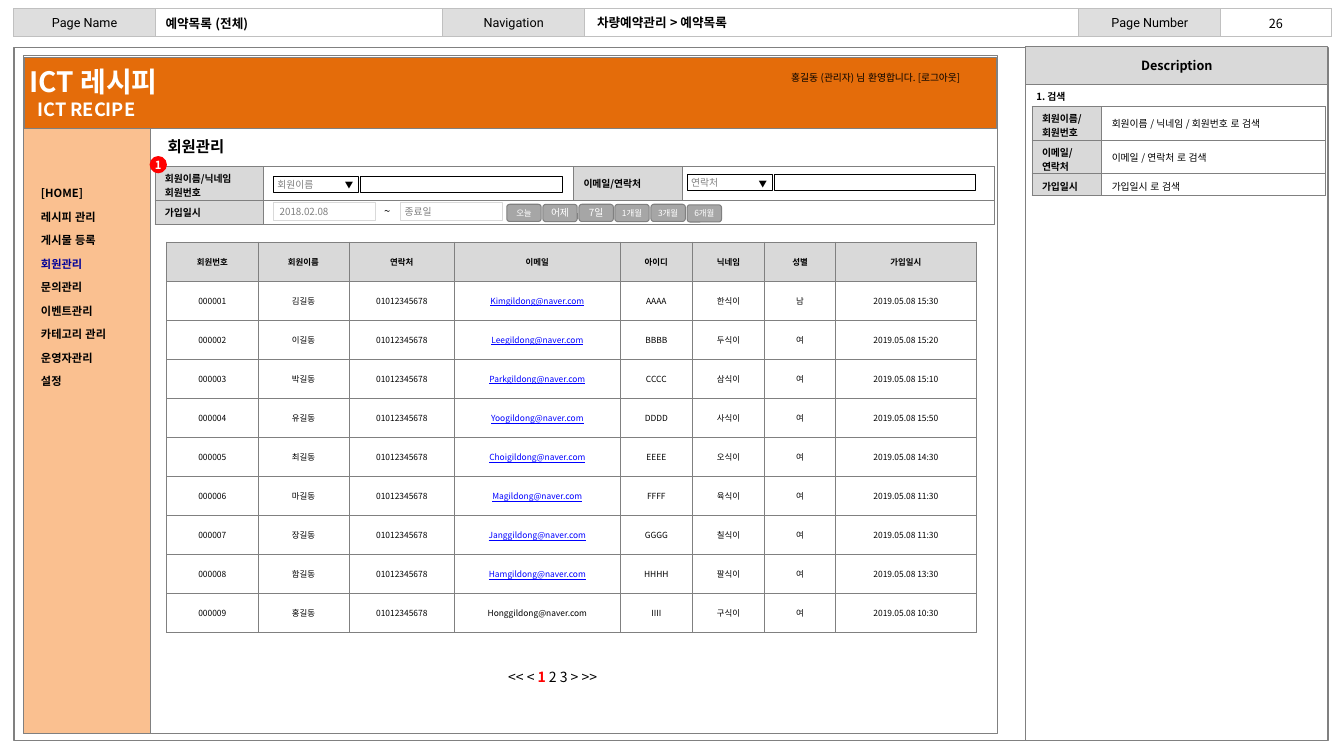
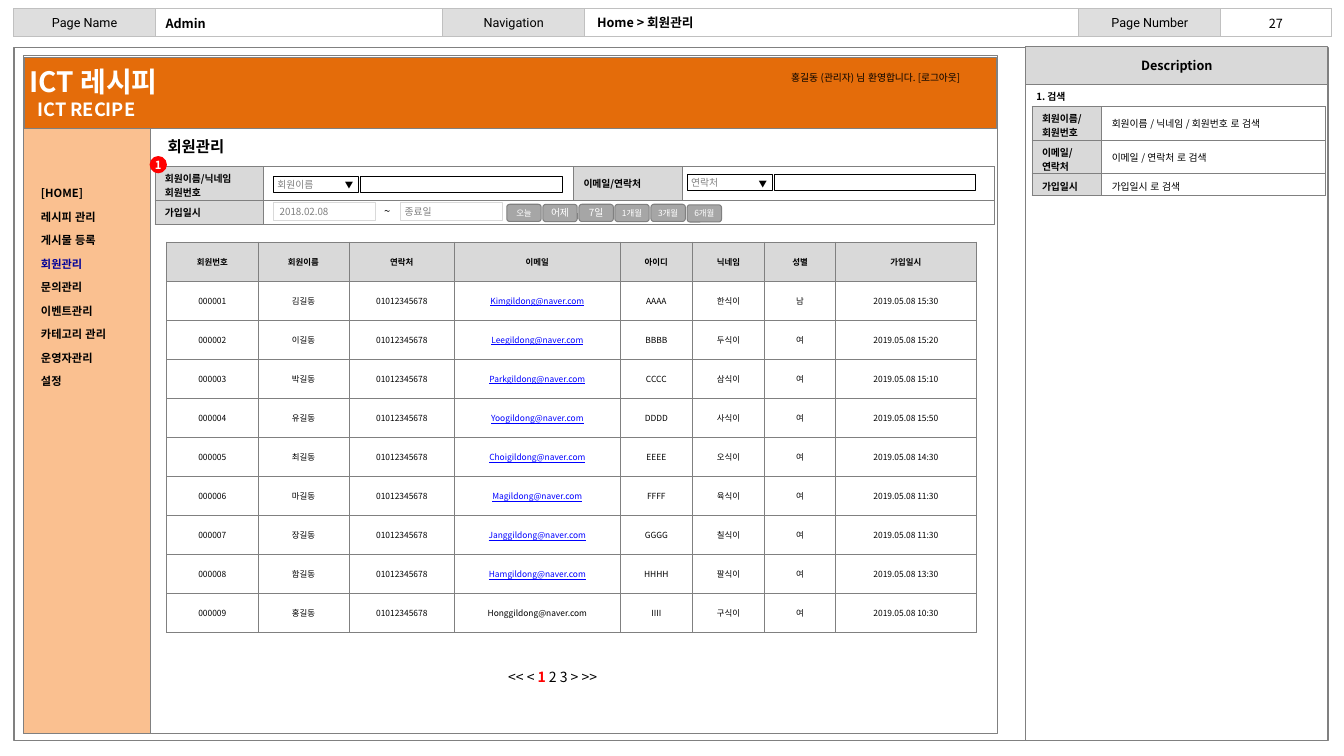
Before and after one commit to ictprojectteam/Project01, a slide deck: slide 27 of ICT레시피.pptx (slide 26 before the commit). Drawn at 1344x756 pixels with LibreOffice and Linux fonts; fonts in the diff are those of the drawing; background and template pictures are left out. Boxes give left, top, right and bottom in pixels: in the first picture for what was removed or moved away, otherwise in the second. Text is boxed around its words. In the diff, an @@ line names an element or a change of style, - is before the commit and + after.

```diff
--- a/ICT레시피.pptx
+++ b/ICT레시피.pptx
@@ title at (166,18,206,28): text changed @@
-예약목록 (전체)
+Admin
@@ text at (597,16,693,28): text changed @@
-차량예약관리 > 예약목록
+Home > 회원관리
@@ page number at (1269,18,1283,28): text changed @@
-26
+27
```
Also in this commit, not shown: 24 other slides changed, 1 slide added, 7 other files.
